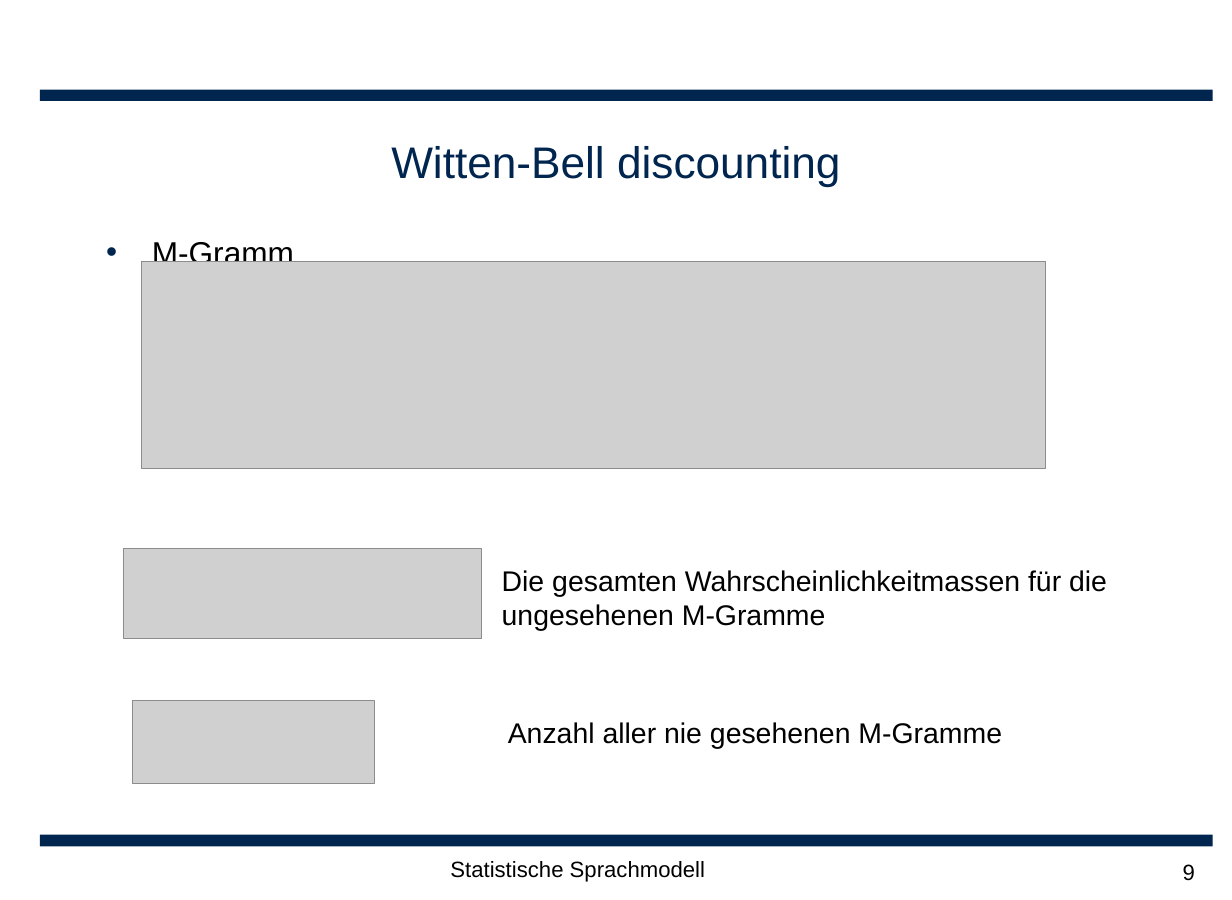
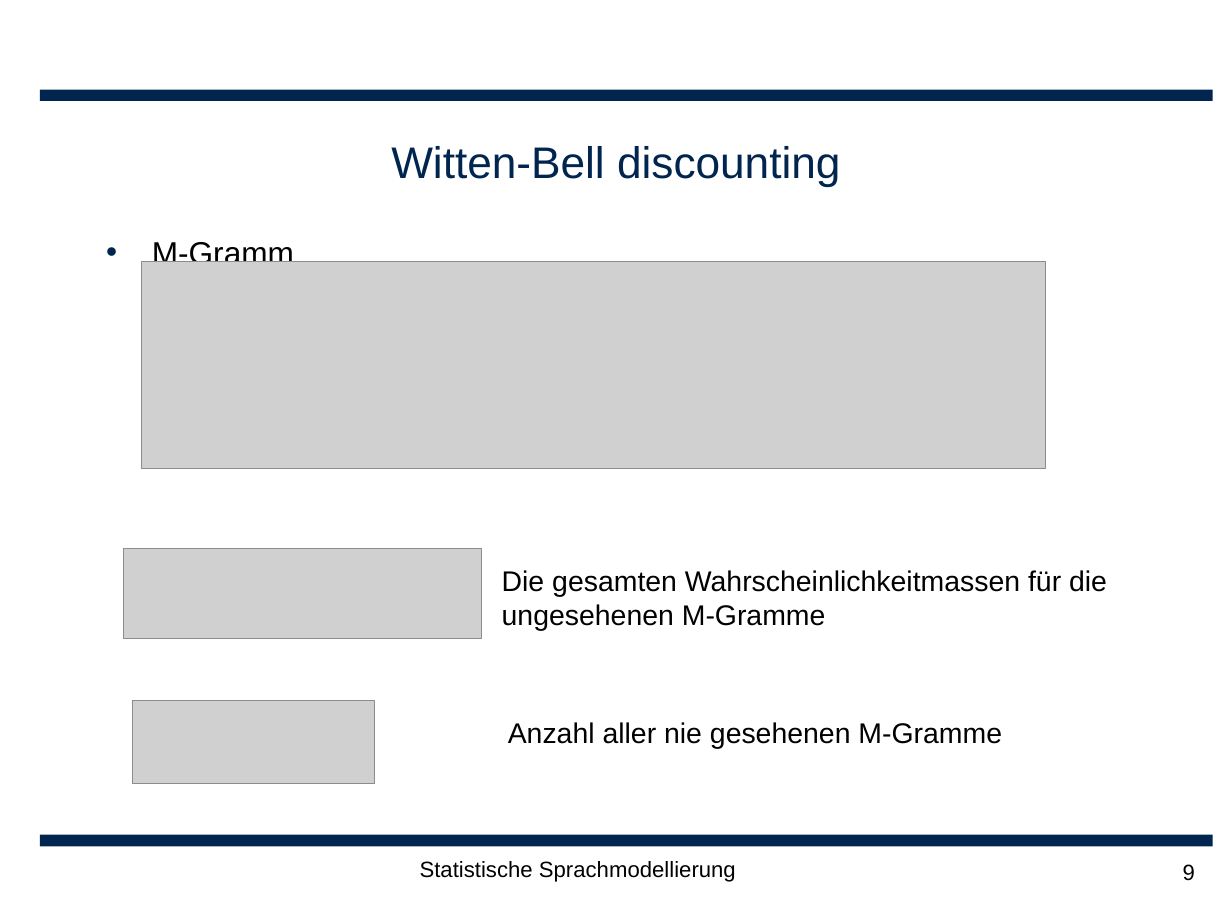
Before and after one commit to leonard117/arbeittet, a slide deck: slide 9 of ARS/doc/Statische Sprachmodellierung.ppt. Drawn at 1232x900 pixels with LibreOffice and Linux fonts; fonts in the diff are those of the drawing; grey boxes stand for pictures; background and template pictures are left out. Boxes give left, top, right and bottom in pixels: in the first picture for what was removed or moved away, otherwise in the second. Text is boxed around its words. In the diff, an @@ line names an element or a change of style, - is before the commit and + after.

```diff
--- a/ARS/doc/Statische Sprachmodellierung.ppt
+++ b/ARS/doc/Statische Sprachmodellierung.ppt
@@ text at box(420, 861, 736, 882): text changed @@
-Statistische Sprachmodell
+Statistische Sprachmodellierung
```
Also in this commit, not shown: 20 other slides changed.
